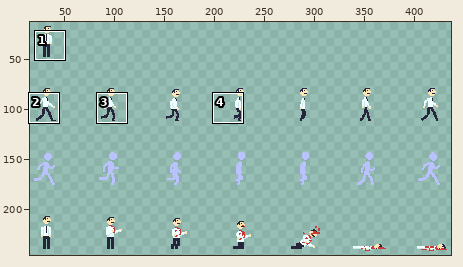
One commit to this sprite sheet: assets/officeSheet.png. Above, an overview of the earlier version with the close-up marked.
Close-up. Earlier state:
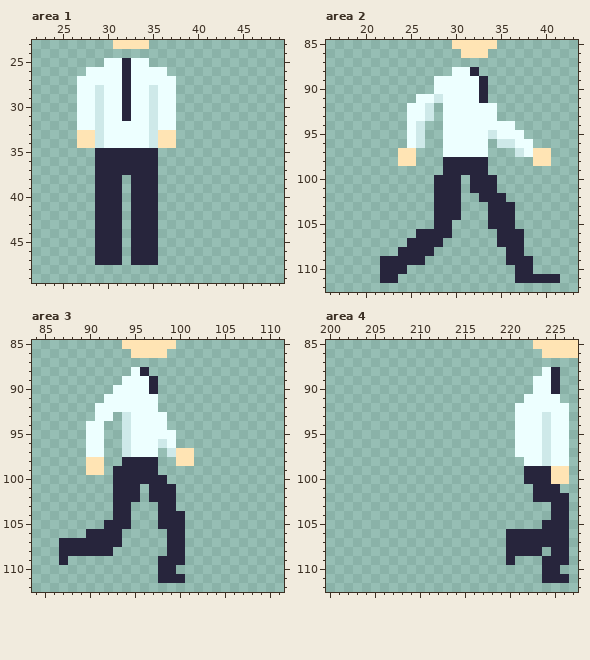
The file is 448x256 pixels. Shown: area 1: x 22..49, y 23..49; area 2: x 16..43, y 85..112; area 3: x 84..111, y 85..112; area 4: x 200..227, y 85..112. The wide view leaves out empty margins. The commit also changed other parts of the picture, which this record leaves out.
After:
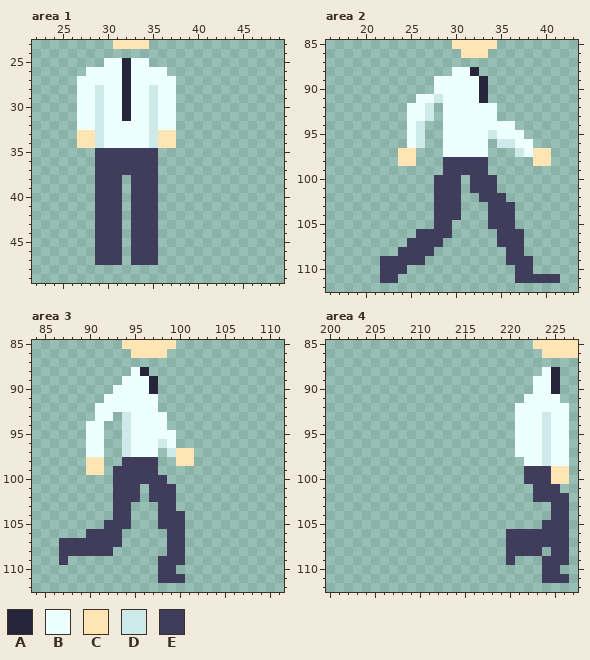
Palette (. is transparent): A #27253c  B #edffff  C #ffe4b4  D #cee9e9  E #3f3c5c
Edits made:
Changed rows in their new state; - is an unchanged pixel.
Area 1:
first column x 29:
35 EEEEEEE
36 EEEEEEE
37 EEEEEEE
38 EEE-EEE
39 EEE-EEE
40 EEE-EEE
41 EEE-EEE
42 EEE-EEE
43 EEE-EEE
44 EEE-EEE
45 EEE-EEE
46 EEE-EEE
47 EEE-EEE
Area 2:
first column x 22:
 98 -------EEEEE--------
 99 -------EEEEE--------
100 ------EEE-EEE-------
101 ------EEE-EEE-------
102 ------EEE--EEE------
103 ------EEE---EEE-----
104 ------EEE---EEE-----
105 ------EE----EEE-----
106 ----EEEE-----EEE----
107 ---EEEE------EEE----
108 --EEEE--------EE----
109 EEEEE---------EEE---
110 EEE------------EE---
111 EE-------------EEEEE
Area 3:
first column x 87:
 98 -------EEEE---
 99 ------EEEEE---
100 ------EEEEEE--
101 ------EEE-EEE-
102 ------EEE-EEE-
103 ------EE---EE-
104 ------EE---EEE
105 -----EEE---EEE
106 ---EEEE-----EE
107 EEEEEEE-----EE
108 EEEEEE------EE
109 E----------EEE
110 -----------EE-
111 -----------EEE
Area 4:
first column x 220:
 99 --EEE--
100 --EEE--
101 ---EEE-
102 ---EEEE
103 -----EE
104 -----EE
105 ----EEE
106 EEEEEEE
107 EEEEEEE
108 EEEE-EE
109 E---EEE
110 ----EE-
111 ----EEE
